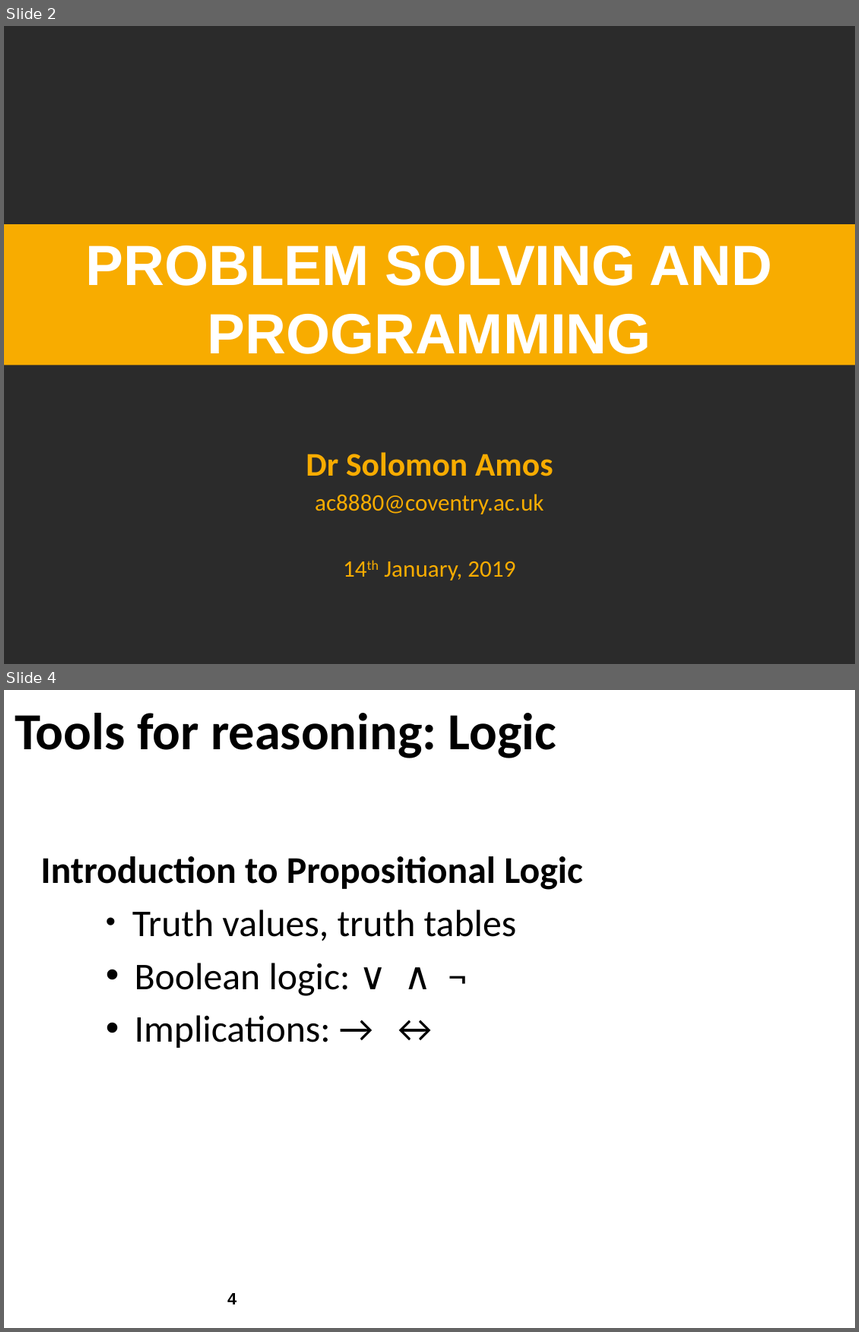
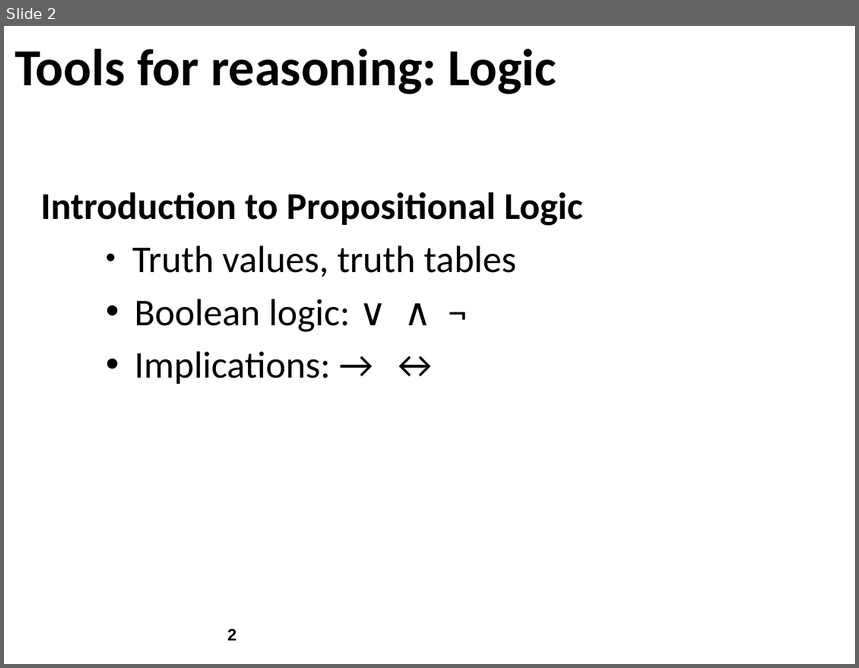
Before and after one commit to udohsolomon/lecture_slide_programming, a slide deck: week_1/Logics.pptx. Shown one above the other, each under a label of ours: slides 2 and 4 before the commit, slide 2 after it; the slides between them are not shown. The pictures are 859x1332 and 859x668 pixels, drawn with LibreOffice and Linux fonts; fonts in the diff are those of the drawing; background and template pictures are left out; a plain dark background stands for a picture behind light text. Boxes give left, top, right and bottom in pixels: in the first picture for what was removed or moved away, otherwise in the second. Text is boxed around its words. In the diff, an @@ line names an element or a change of style, - is before the commit and + after.

```diff
--- a/week_1/Logics.pptx
+++ b/week_1/Logics.pptx
@@ slide 2 removed at [4, 26, 855, 664], background picture (left out) @@
@@ rectangle removed at [4, 224, 855, 365] @@
-PROBLEM SOLVING AND PROGRAMMING
@@ text removed at [306, 452, 553, 581] @@
-Dr Solomon Amos
-ac8880@coventry.ac.uk
-14th January, 2019
@@ what was slide 4 is now slide 2 @@
@@ page number at [227, 629, 237, 641]: text changed @@
-4
+2
```
Also in this commit, not shown: 1 slide added, 2 other slides removed.
